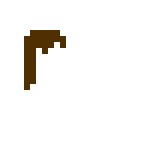
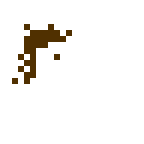
The second 144 × 144 image is a revision of the first. Changes to its layers:
painted on "Background" over [12, 24, 72, 90]
